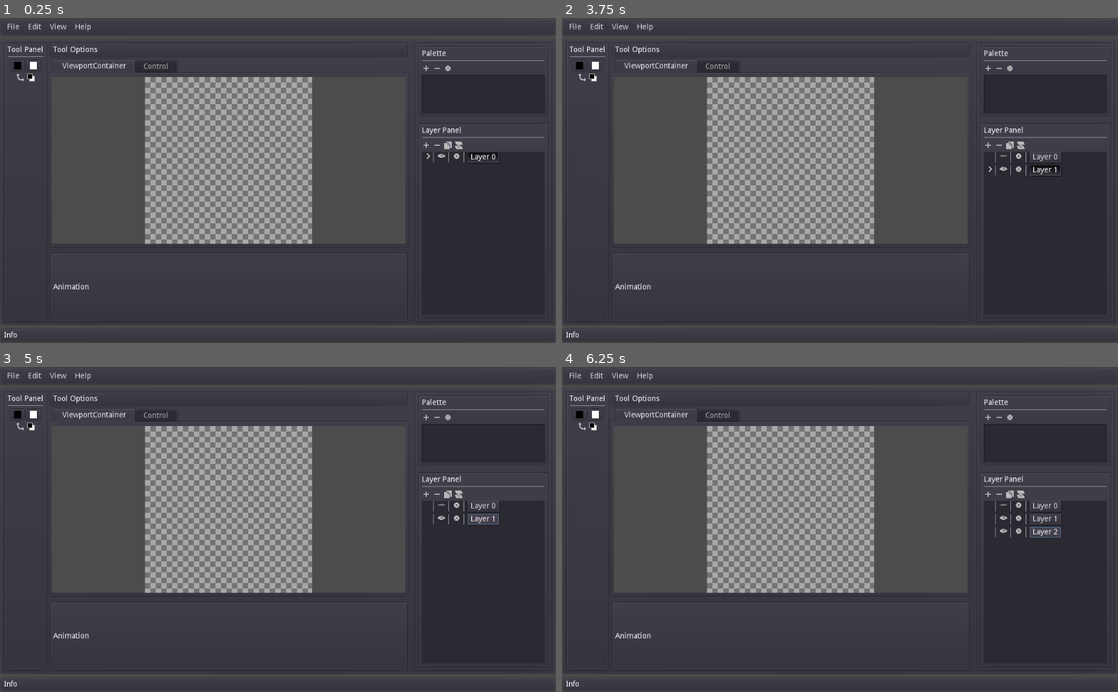
Above: before the commit, frames 1-4 (two rows, left to right).
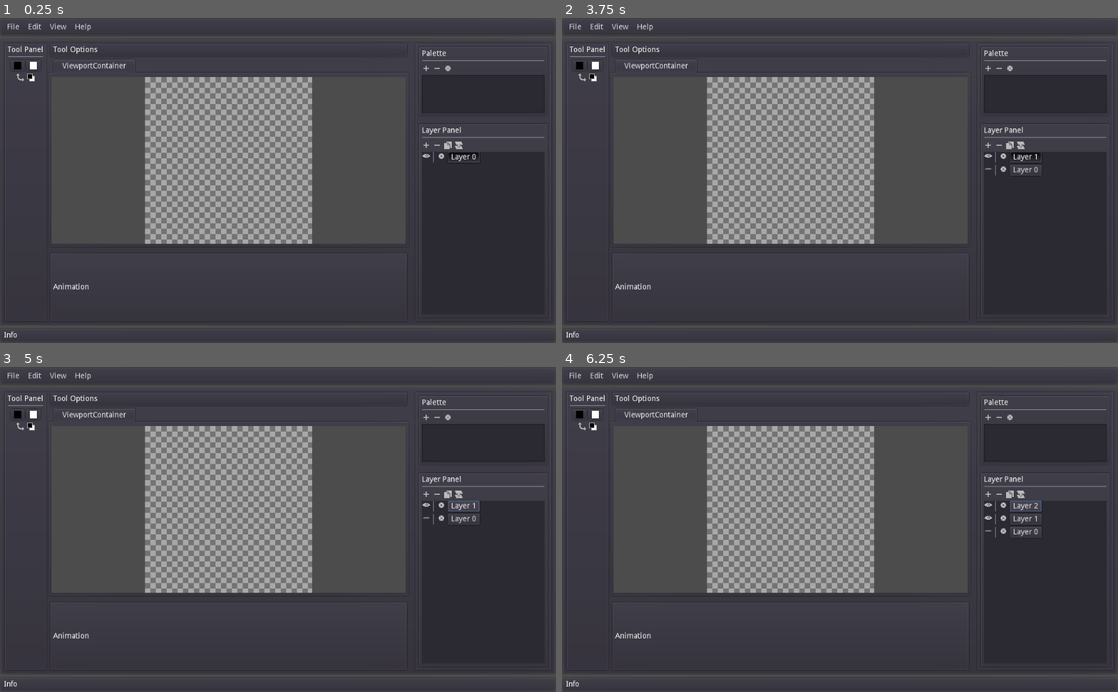
Above: after the commit, the same moments.

Repository: CatlockGames/Lattice
Game: Godot game, scene res://scenes/Lattice.tscn
Same seed, same stepped clock (60 frames per second), same inputs: the game is played once before the commit and once after it.
Inputs (mouse positions are in pixels of both pictures, inside the frame that each line leads up to; where the layout moved, square brackets give the same spot in the first picture):
- Up to frame 1 (0.25 s): no input
- Up to frame 2 (3.75 s): click (1012, 70) at 0.5 s; click (1001, 144) at 1.25 s; click (990, 157) [1001, 157] at 2 s; click "Layer 0" at 2.75 s; click (990, 144) at 3.5 s
- Up to frame 3 (5 s): click "Layer 1" at 4.25 s
- Up to frame 4 (6.25 s): click (990, 493) at 5 s; click "Layer 2" at 5.75 s

The runs differ from the first frame. In frame 1, 0.2% of the frame differs, in the area x 25-90%, y 13-45%; in frame 2, 0.4%; in frame 3, 0.5%; in frame 4, 0.6%, in the area x 25-90%, y 13-53%.

Commit message:
layers can now be added and selected properly

Diff:
--- a/scenes/Lattice.tscn
+++ b/scenes/Lattice.tscn
@@ -154,6 +154,7 @@
 split_offset = -150
 
 [node name="Center" type="VBoxContainer" parent="UI/MainPanel/Main/HSplitContainer"]
+editor/display_folded = true
 margin_right = 660.0
 margin_bottom = 516.0
 size_flags_horizontal = 3
@@ -220,15 +221,6 @@
 current = true
 script = ExtResource( 6 )
 
-[node name="Control" type="Control" parent="UI/MainPanel/Main/HSplitContainer/Center/VSplitContainer/TabContainer"]
-visible = false
-anchor_right = 1.0
-anchor_bottom = 1.0
-margin_left = 4.0
-margin_top = 32.0
-margin_right = -4.0
-margin_bottom = -4.0
-
 [node name="AnimationPanel" type="PanelContainer" parent="UI/MainPanel/Main/HSplitContainer/Center/VSplitContainer"]
 editor/display_folded = true
 margin_top = 356.0
@@ -261,6 +253,7 @@
 split_offset = -300
 
 [node name="PalettePanel" type="PanelContainer" parent="UI/MainPanel/Main/HSplitContainer/RightPanel/VSplitContainer"]
+editor/display_folded = true
 margin_right = 240.0
 margin_bottom = 130.0
 size_flags_vertical = 3
@@ -342,6 +335,7 @@
 margin_bottom = 22.0
 
 [node name="Buttons" type="HBoxContainer" parent="UI/MainPanel/Main/HSplitContainer/RightPanel/VSplitContainer/LayerMenuPanel/LayerMenu"]
+editor/display_folded = true
 margin_top = 26.0
 margin_right = 226.0
 margin_bottom = 42.0
@@ -385,13 +379,6 @@
 margin_bottom = 300.0
 
 [node name="Layers" type="VBoxContainer" parent="UI/MainPanel/Main/HSplitContainer/RightPanel/VSplitContainer/LayerMenuPanel/LayerMenu/LayerPanel/ScrollContainer"]
-
-[node name="Right" type="VBoxContainer" parent="UI/MainPanel/Main/HSplitContainer/RightPanel"]
-visible = false
-margin_left = 7.0
-margin_top = 7.0
-margin_right = 244.0
-margin_bottom = 509.0
 
 [node name="InfoPanel" type="PanelContainer" parent="UI"]
 editor/display_folded = true
--- a/scenes/Layer.tscn
+++ b/scenes/Layer.tscn
@@ -1,11 +1,10 @@
-[gd_scene load_steps=7 format=2]
+[gd_scene load_steps=6 format=2]
 
 [ext_resource path="res://scripts/Layer.gd" type="Script" id=1]
-[ext_resource path="res://assets/graphics/layers/selected.png" type="Texture" id=2]
-[ext_resource path="res://assets/graphics/layers/show.png" type="Texture" id=3]
-[ext_resource path="res://assets/graphics/layers/hide.png" type="Texture" id=4]
-[ext_resource path="res://assets/graphics/palette/settings.png" type="Texture" id=5]
-[ext_resource path="res://assets/graphics/palette/settingsPressed.png" type="Texture" id=6]
+[ext_resource path="res://assets/graphics/layers/show.png" type="Texture" id=2]
+[ext_resource path="res://assets/graphics/layers/hide.png" type="Texture" id=3]
+[ext_resource path="res://assets/graphics/palette/settings.png" type="Texture" id=4]
+[ext_resource path="res://assets/graphics/palette/settingsPressed.png" type="Texture" id=5]
 
 [node name="Layer" type="HBoxContainer"]
 margin_right = 252.0
@@ -13,10 +12,12 @@
 size_flags_horizontal = 3
 script = ExtResource( 1 )
 
-[node name="Selected" type="TextureRect" parent="."]
+[node name="Show" type="TextureButton" parent="."]
 margin_right = 16.0
 margin_bottom = 20.0
-texture = ExtResource( 2 )
+toggle_mode = true
+texture_normal = ExtResource( 2 )
+texture_pressed = ExtResource( 3 )
 
 [node name="VSeparator" type="VSeparator" parent="."]
 margin_left = 20.0
@@ -24,39 +25,18 @@
 margin_bottom = 20.0
 rect_pivot_offset = Vector2( -825, 116 )
 
-[node name="Show" type="TextureButton" parent="."]
+[node name="Settings" type="TextureButton" parent="."]
 margin_left = 28.0
 margin_right = 44.0
 margin_bottom = 20.0
-toggle_mode = true
-texture_normal = ExtResource( 3 )
-texture_pressed = ExtResource( 4 )
-
-[node name="VSeparator2" type="VSeparator" parent="."]
-margin_left = 48.0
-margin_right = 52.0
-margin_bottom = 20.0
-rect_pivot_offset = Vector2( -825, 116 )
-
-[node name="Settings" type="TextureButton" parent="."]
-margin_left = 56.0
-margin_right = 72.0
-margin_bottom = 20.0
-texture_normal = ExtResource( 5 )
-texture_pressed = ExtResource( 6 )
-
-[node name="VSeparator3" type="VSeparator" parent="."]
-margin_left = 76.0
-margin_right = 80.0
-margin_bottom = 20.0
-rect_pivot_offset = Vector2( -825, 116 )
+texture_normal = ExtResource( 4 )
+texture_pressed = ExtResource( 5 )
 
 [node name="Name" type="Button" parent="."]
-margin_left = 84.0
-margin_right = 142.0
+margin_left = 48.0
+margin_right = 106.0
 margin_bottom = 20.0
 toggle_mode = true
 pressed = true
 text = "Layer 0"
 [connection signal="toggled" from="Show" to="." method="_on_Show_toggled"]
-[connection signal="toggled" from="Name" to="." method="_on_Name_toggled"]
--- a/scripts/Canvas.gd
+++ b/scripts/Canvas.gd
@@ -18,7 +18,7 @@
 	background = get_node("../TransparentBackground")
 	background_scale = 10
 
-	size = Vector2(16, 16)
+	size = Vector2(64, 64)
 	layers = find_parent("Main").find_node("Layers")
 	_on_newLayer_pressed()
 
@@ -38,8 +38,6 @@
 	# Update prev mouse position
 	prev_mouse_pos = mouse_pos
 
-	update_selected_layer()
-
 func _draw() -> void:
 	# Draw layers
 	for layer in layers.get_children():
@@ -53,9 +51,8 @@
 
 func update_selected_layer() -> void:
 	for i in range(layers.get_child_count()):
-		if i != current_layer_index && layers.get_child(i).selected:
-			layers.get_child(current_layer_index).selected = false
-			current_layer_index = i
+		if i != current_layer_index && layers.get_child(i).find_node("Name").pressed:
+			layers.get_child(i).find_node("Name").pressed = false
 
 func _on_ViewportContainer_mouse_entered() -> void:
 	focus = true
@@ -66,10 +63,17 @@
 func _on_newLayer_pressed():
 	var layer = layerScene.instance()
 	layers.add_child(layer)
-	current_layer_index = layers.get_child_count() - 1
-	layer.init(current_layer_index, size)
+	layer.init(layers.get_child_count() - 1, size)
+	layers.move_child(layers.get_child(layers.get_child_count() - 1), 0)
+	current_layer_index = 0
+	layers.get_child(0).find_node("Name").connect("toggled", find_parent("Main").find_node("Canvas"), "_on_Name_toggled", [layers.get_child(0)])
+	update_selected_layer()
 
 func _on_removeLayer_pressed():
 	if layers.get_child_count() > 1:
 		layers.remove_child(layers.get_child(current_layer_index))
-		current_layer_index -= 1
+
+func _on_Name_toggled(button_pressed: bool, layer: HBoxContainer):
+	if button_pressed:
+		current_layer_index = layer.get_index()
+		update_selected_layer()
--- a/scripts/Layer.gd
+++ b/scripts/Layer.gd
@@ -7,13 +7,10 @@
 var changed: bool
 var selected: bool
 
-var canvas: Node2D
-
 # Layer constructor
 # Creates a new layer with the given size
 # Optionally set the fill color, default to transparent
 func init(index: int, size: Vector2, fill := Color(1, 1, 1, 0)) -> void:
-	canvas = find_parent("Main").find_node("Canvas")
 	$Name.text = "Layer %d" % index
 	image = Image.new()
 	texture = ImageTexture.new()
@@ -23,7 +20,6 @@
 	texture.create_from_image(image, 0)
 	show = true
 	changed = false
-	selected = true
 
 # Sets the given pixel to the given color
 func set_pixel(x: int, y: int, color: Color) -> void:
@@ -40,11 +36,3 @@
 
 func _on_Show_toggled(button_pressed):
 	show = !button_pressed
-
-func _on_Name_toggled(button_pressed):
-	if button_pressed:
-		$Selected.texture = load("res://assets/graphics/layers/selected.png")
-		selected = true
-	else:
-		$Selected.texture = load("res://assets/graphics/layers/deselected.png")
-		selected = false
